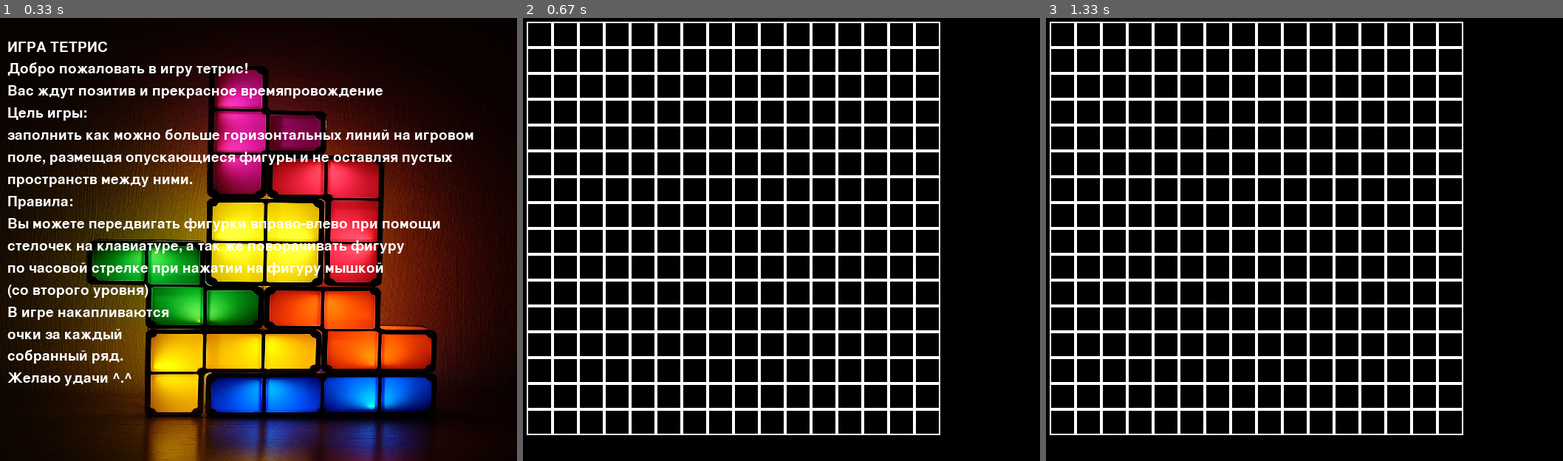
Above: before the commit, frames 1-3 (left to right).
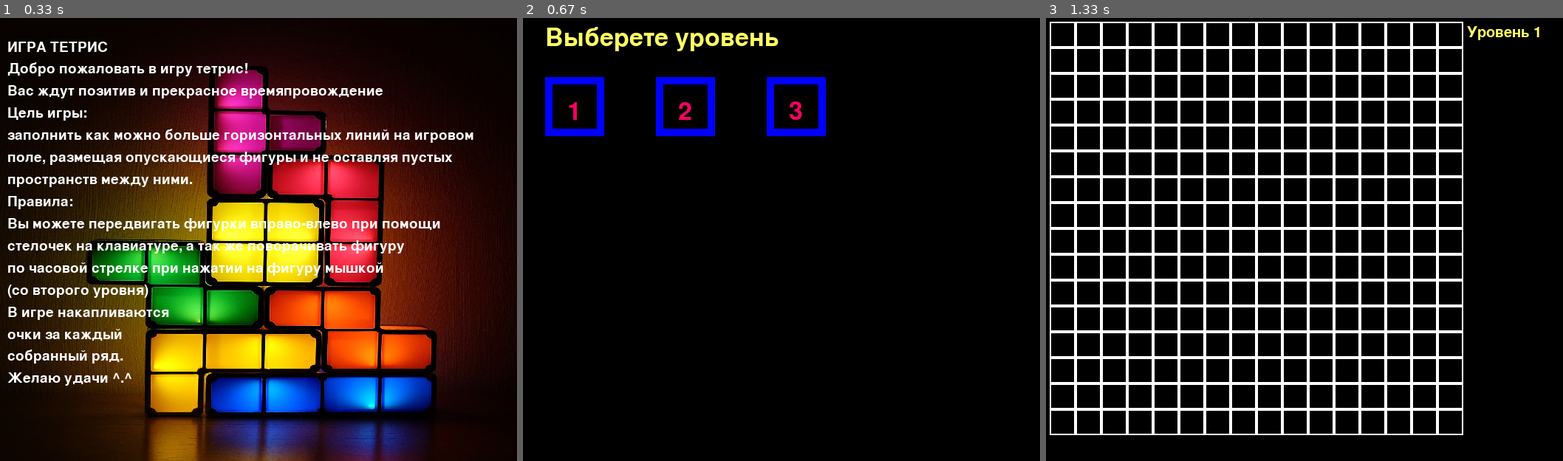
Above: after the commit, the same moments.

Repository: Natasha-rare/Pygame_project
Game: pygame game, started from Проект.py
The game is run twice, just before and just after one commit, with the same random seed, the same clock (stepped at 60 frames per second) and the same inputs.
Inputs (mouse positions are in pixels of both pictures, inside the frame that each line leads up to):
- Up to frame 1 (0.33 s): no input
- Up to frame 2 (0.67 s): tap Enter at 0.33 s
- Up to frame 3 (1.33 s): click (1097, 106) at 0.72 s

Frame 1 is identical in both runs. In frame 2, 19% of the frame differs, in the area x 0-81%, y 0-95%; in frame 3, 0.2%.

Commit message:
Созданы иконки 3-х уровней. При нажатии на них, открывается поле

Diff:
--- a/Проект.py
+++ b/Проект.py
@@ -12,7 +12,25 @@
 screen = pygame.display.set_mode((WIDTH, HEIGHT))
 clock = pygame.time.Clock()
 
-all_sprites = pygame.sprite.Group()
+
+
+class Level(pygame.sprite.Sprite):
+    def __init__(self, x, y, n):
+        super().__init__(all_sprites)
+        self.add(levels)
+        self.x = x
+        self.y = y
+        self.image = pygame.Surface((80, 80))
+        self.rect = pygame.Rect(x, y, 80, 80)
+        font = pygame.font.Font(None, 50)
+        text = font.render(str(n), 1, (255, 0, 100))
+        self.number = n
+        pygame.draw.rect(self.image, pygame.Color("blue"), (0, 0, 80, 80), 10)
+        self.image.blit(text, (30, 30))
+
+    def update(self, *args):
+        if args and args[0].type == pygame.MOUSEBUTTONDOWN and self.rect.collidepoint(args[0].pos):
+            run_level(self.number)
 
 
 def load_image(name, color_key=None):
@@ -72,8 +90,7 @@
                 terminate()
             elif event.type == pygame.KEYDOWN or event.type == pygame.MOUSEBUTTONDOWN:
                 screen.fill((0, 0, 0))
-                board = Board(16, 16)# начинаем игру
-                board.render(screen)
+                show_levels()
         pygame.display.flip()
         clock.tick(FPS)
 
@@ -101,18 +118,42 @@
                                  [self.left + self.cell_size * j, self.top + self.cell_size * i,
                                                            self.cell_size, self.cell_size], 2)
 
+def show_levels():
+    levels.draw(screen)
+    font = pygame.font.Font(None, 50)
+    text = font.render('Выберете уровень', 1, (255, 255, 100))
+    screen.blit(text, (30, 10))
+    while True:
+        for event in pygame.event.get():
+            if event.type == pygame.QUIT:
+                terminate()
+            if event.type == pygame.MOUSEBUTTONDOWN:
+                levels.update(event)
+        pygame.display.flip()
+        clock.tick(FPS)
 
+
+def run_level(level):
+    screen.fill((0, 0, 0))
+    board.render(screen)
+    font = pygame.font.Font(None, 30)
+    text = font.render(f'Уровень {level}', 1, (255, 255, 100))
+    screen.blit(text, (570, 10))
+
+all_sprites = pygame.sprite.Group()
+levels = pygame.sprite.Group()
+level1 = Level(30, 80, 1)
+level2 = Level(180, 80, 2)
+level3 = Level(330, 80, 3)
+all_sprites.add(level1)
+levels.add(level1)
+all_sprites.add(level2)
+levels.add(level2)
+all_sprites.add(level3)
+levels.add(level3)
+board = Board(16, 16)
+#
+running = True
 start_screen()
 
-running = True
-
-while running:
-    for event in pygame.event.get():
-        if event.type == pygame.QUIT:
-            running = False
-    screen.fill(pygame.Color(0, 0, 0))
-    pygame.display.flip()
-
-    clock.tick(FPS)
-
 terminate()
